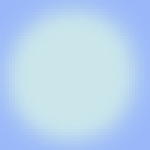
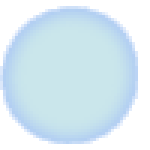
Layered file, before and after one edit (150x150). Changes by layer:
added layer "Background copy" above "Background" over 0, 6, 138, 144
